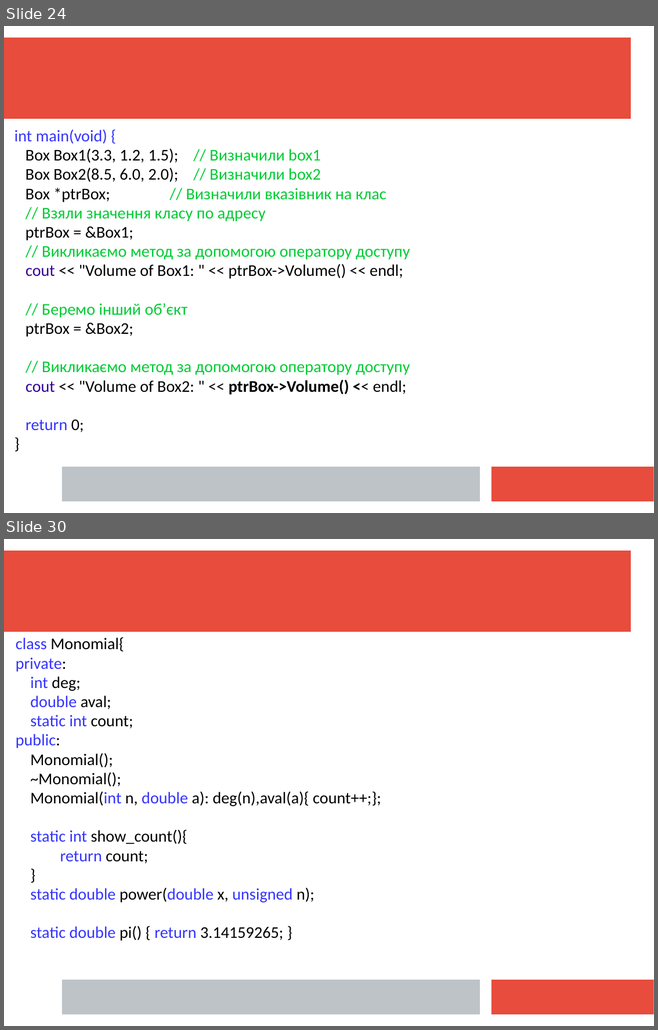
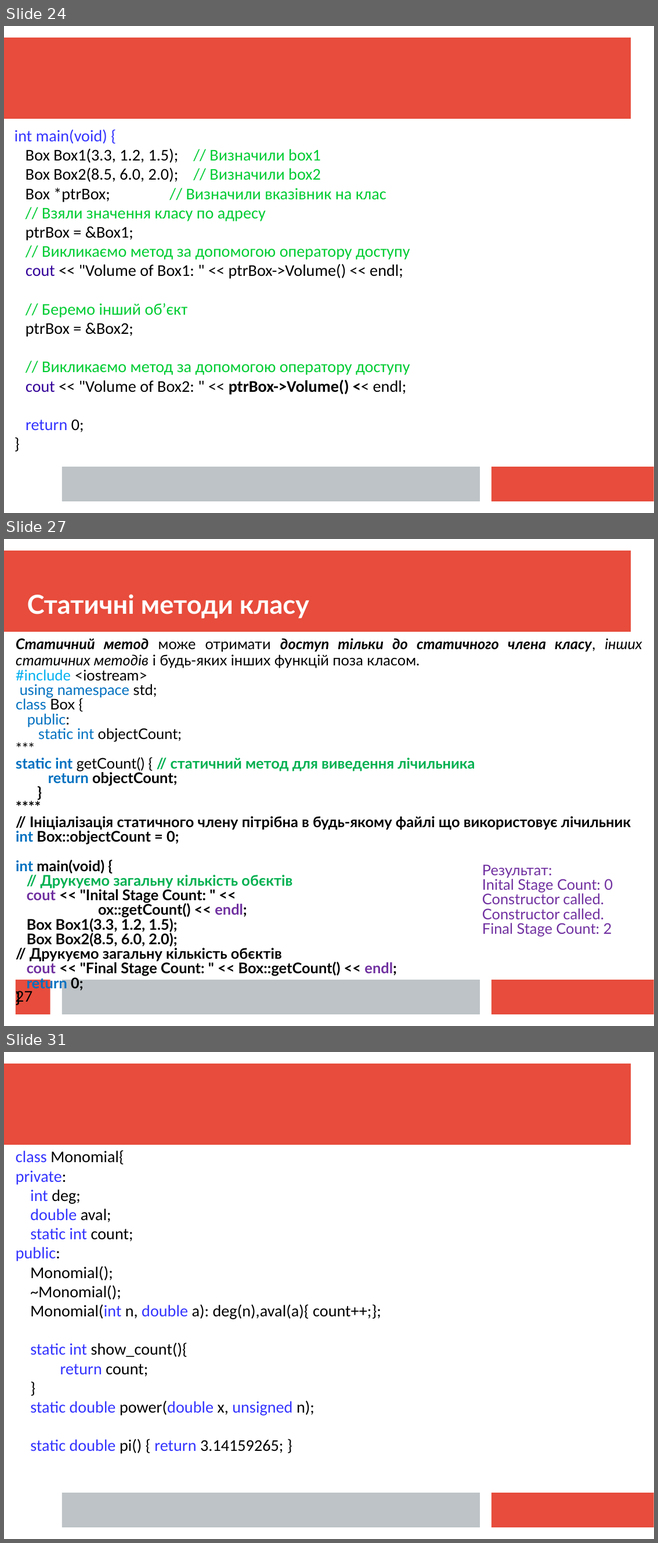
Before and after one commit to mecchmatProjects/CppCourse, a slide deck: Lect8/CppTutorUkr8.ppt. Shown one above the other, each under a label of ours: slides 24 and 30 before the commit, slides 24, 27 and 31 after it; the slides between them are not shown. The pictures are 658x1030 and 658x1543 pixels, drawn with LibreOffice and Linux fonts; fonts in the diff are those of the drawing. Boxes give left, top, right and bottom in pixels: in the first picture for what was removed or moved away, otherwise in the second. Text is boxed around its words. In the diff, an @@ line names an element or a change of style, - is before the commit and + after.

```diff
--- a/Lect8/CppTutorUkr8.ppt
+++ b/Lect8/CppTutorUkr8.ppt
@@ slide 27 added at (x1=4, y1=539, x2=654, y2=1026), background #FFFFFF; not listed: 3 template elements that a slide beside it also shows @@
@@ text added at (x1=27, y1=594, x2=309, y2=618), 32 pt, text #FFFFFF, bold @@
+Статичні методи класу
@@ text added at (x1=16, y1=638, x2=641, y2=991), 18 pt, text #000000, bold @@
+Статичний метод може отримати доступ тільки до статичного члена класу, інших статичних методів і будь-яких інших функцій поза класом.
+#include <iostream>
+using namespace std;
+class Box {
+public:
+static int objectCount;
+***
+static int getCount() { // статичний метод для виведення лічильника
+return objectCount;
+}
+****
+// Ініціалізація статичного члену пітрібна в будь-якому файлі що використовує лічильник
+int Box::objectCount = 0;
+int main(void) {
+// Друкуємо загальну кількість обєктів
+cout << "Inital Stage Count: " <<
+ox::getCount() << endl;
+Box Box1(3.3, 1.2, 1.5);
+Box Box2(8.5, 6.0, 2.0);
+// Друкуємо загальну кількість обєктів
+cout << "Final Stage Count: " << Box::getCount() << endl;
+return 0;
+}
@@ text added at (x1=482, y1=865, x2=612, y2=936), 18 pt, text #7030A0 @@
+Результат:
+Inital Stage Count: 0
+Constructor called.
+Constructor called.
+Final Stage Count: 2
@@ page number added at (x1=16, y1=980, x2=50, y2=1015), fill #E74C3C, 18 pt, text #000000 @@
+27
@@ what was slide 30 is now slide 31 @@
```
Also in this commit, not shown: 11 slides changed, 5 other files.
